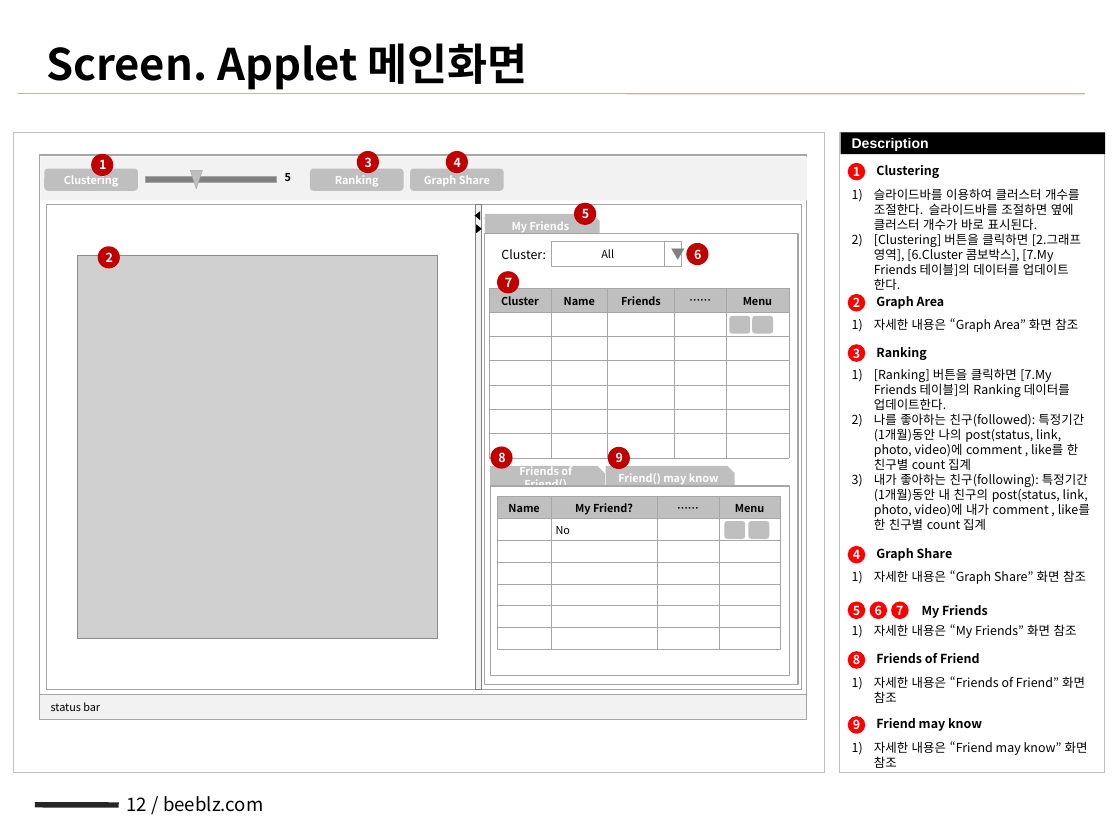
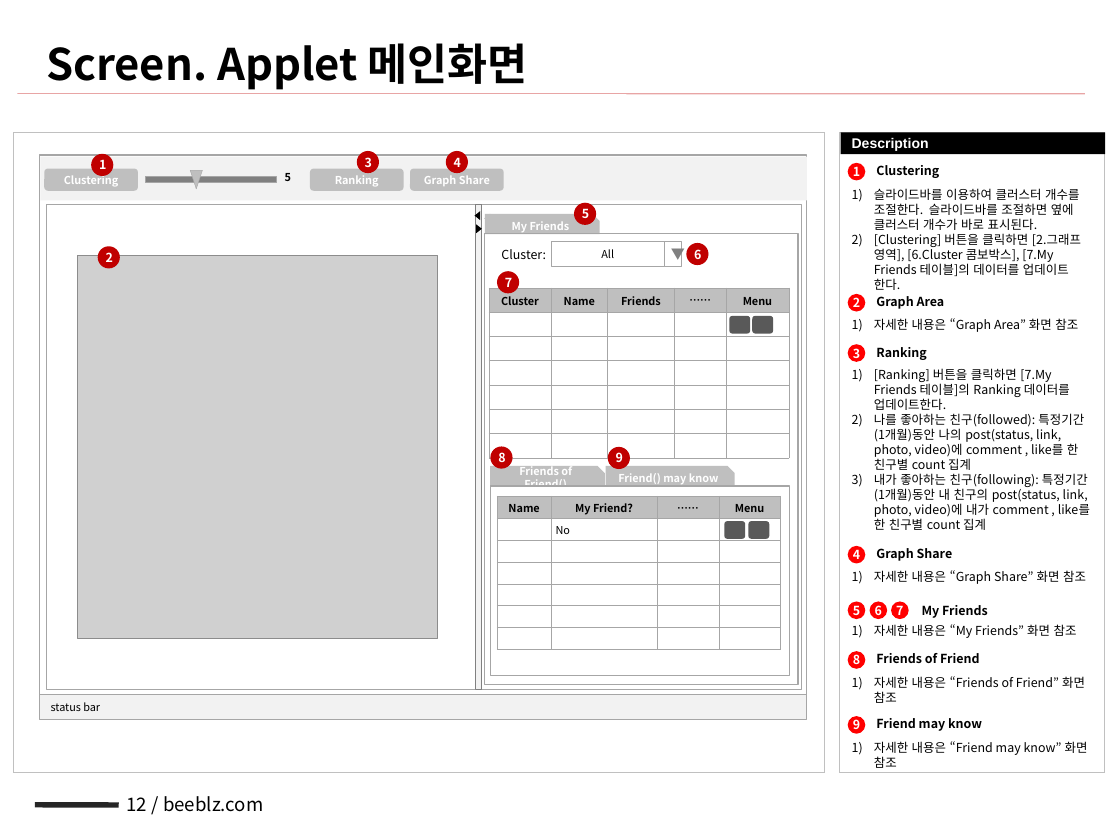
Before and after one commit to NathanaelFebrianto/sonya, a slide deck: slide 12 of beeblz/beeblz-facebook/doc/facebook_sna_v0.1_20101216_배영규.pptx. Drawn at 1120x840 pixels with LibreOffice and Linux fonts; fonts in the diff are those of the drawing; grey boxes stand for pictures. Boxes give left, top, right and bottom in pixels: in the first picture for what was removed or moved away, otherwise in the second. Text is boxed around its words. In the diff, an @@ line names an element or a change of style, - is before the commit and + after.

```diff
--- a/beeblz/beeblz-facebook/doc/facebook_sna_v0.1_20101216_배영규.pptx
+++ b/beeblz/beeblz-facebook/doc/facebook_sna_v0.1_20101216_배영규.pptx
@@ fill #BFBFBF to #595959 in 4 elements at [725, 521, 746, 539], [729, 316, 750, 334], [753, 316, 774, 334], [748, 521, 769, 539] @@
```
Also in this commit, not shown: 6 other slides changed, 2 slides removed, 1 other file.
